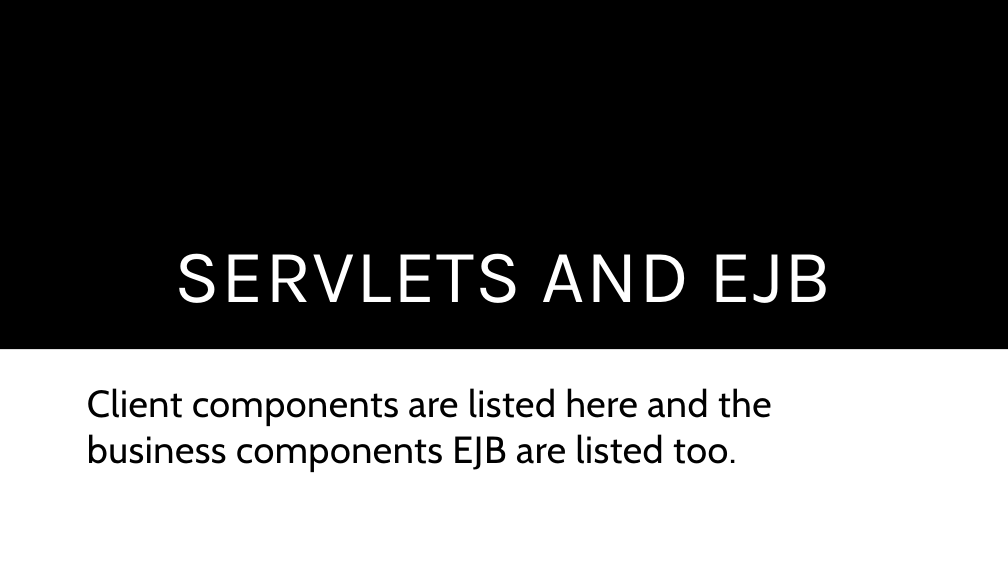
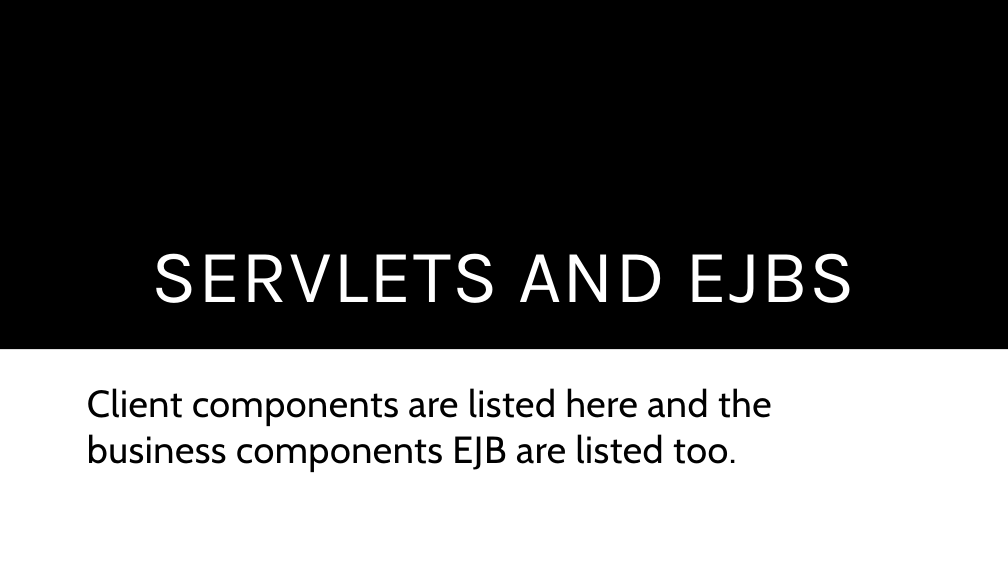
Before and after one commit to marcoPetriPolimi/db2-polimiProject-2020-2021, a slide deck: slide 36 of Presentazione.pptx. Drawn at 1008x567 pixels with LibreOffice and Linux fonts; fonts in the diff are those of the drawing. Boxes give left, top, right and bottom in pixels: in the first picture for what was removed or moved away, otherwise in the second. Text is boxed around its words. In the diff, an @@ line names an element or a change of style, - is before the commit and + after.

```diff
--- a/Presentazione.pptx
+++ b/Presentazione.pptx
@@ title at [151, 253, 855, 303]: text changed @@
-SERVLETS AND EJB
+SERVLETS AND EJBS
```
Also in this commit, not shown: 13 other slides changed.
